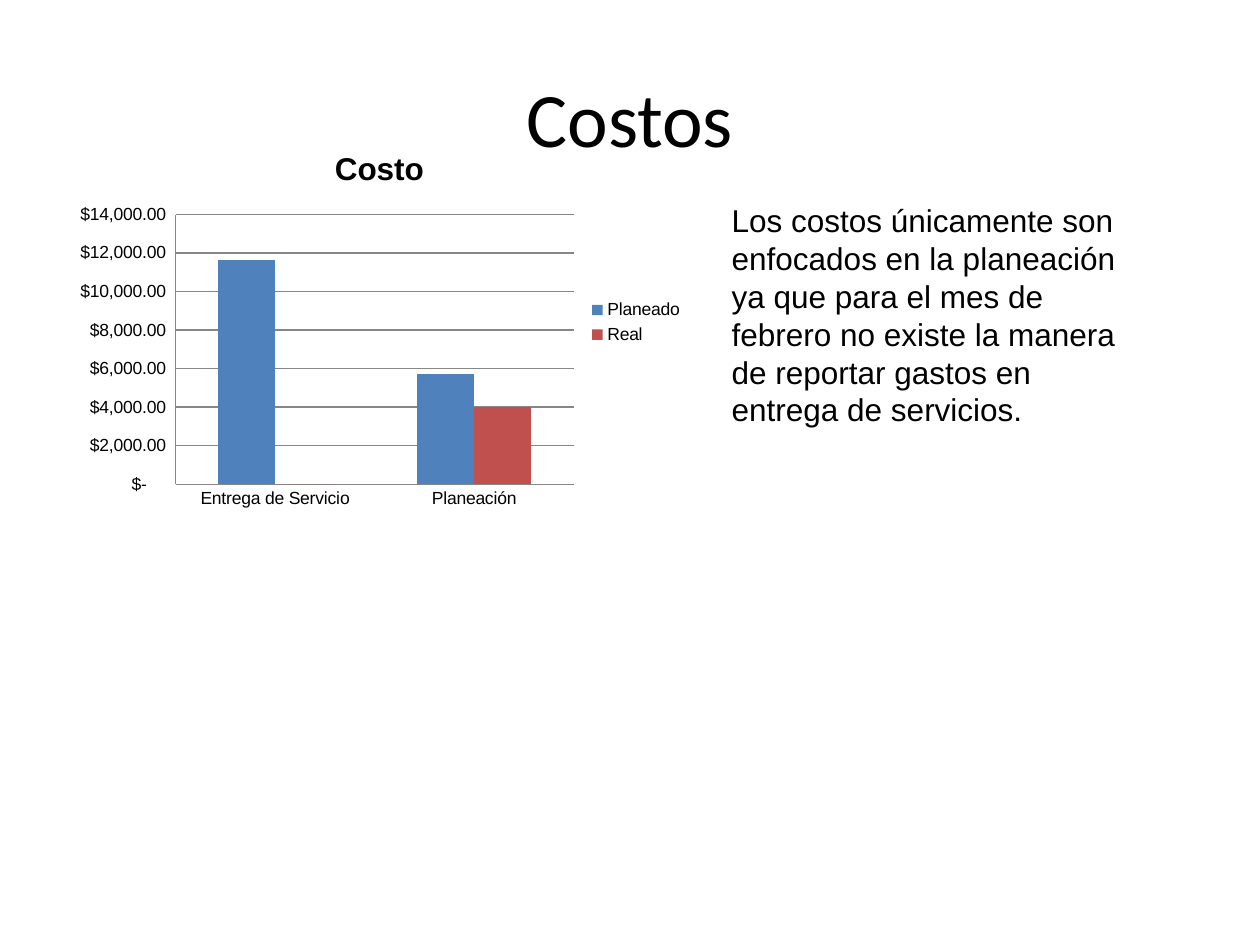
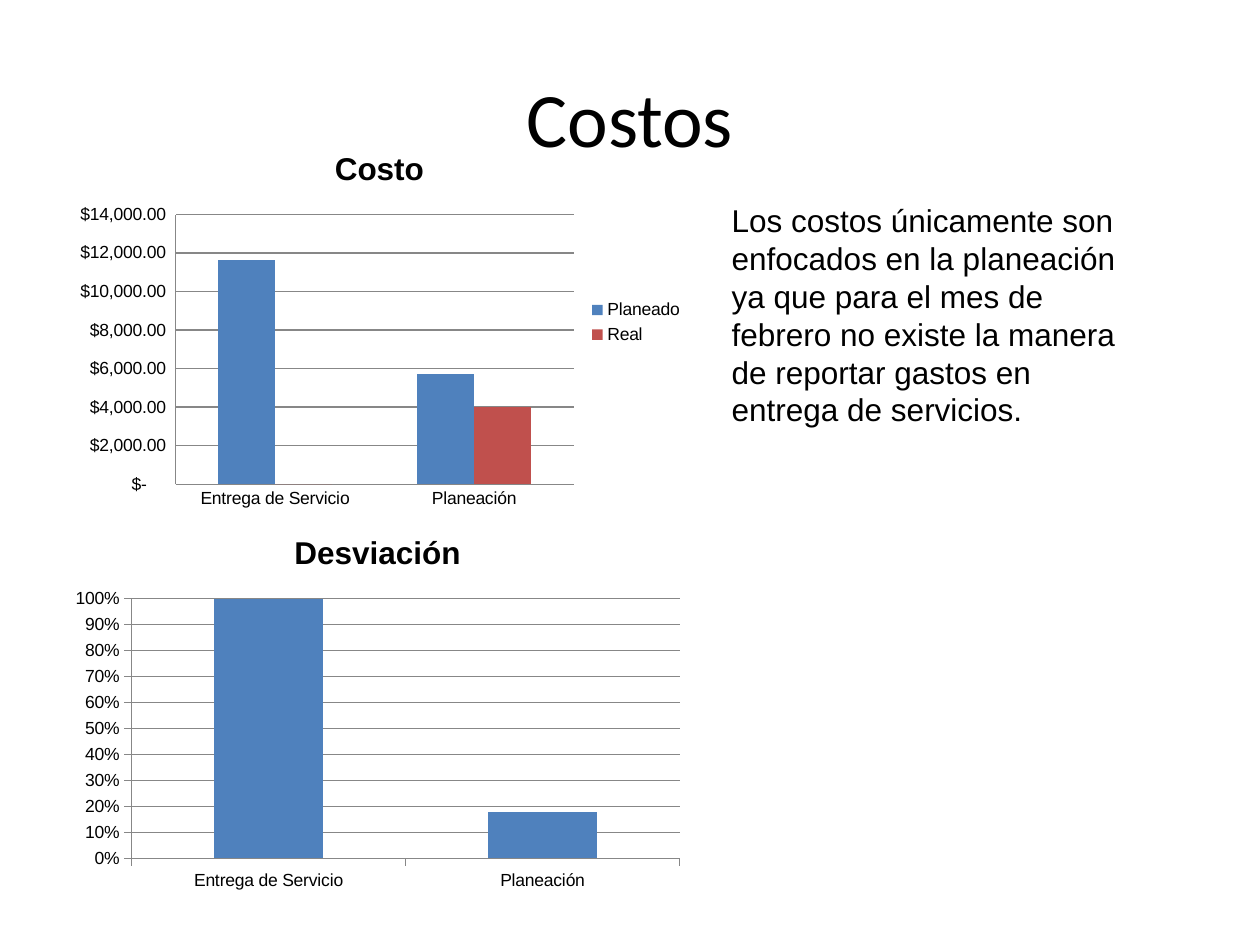
Before and after one commit to jovannyzepeda/qtp, a slide deck: slide 4 of qualtcom/Organizacional/Medicion y Monitoreo/Reporte Monitoreo-150227.pptx. Drawn at 1260x945 pixels with LibreOffice and Linux fonts; fonts in the diff are those of the drawing; background and template pictures are left out. Boxes give left, top, right and bottom in pixels: in the first picture for what was removed or moved away, otherwise in the second. Text is boxed around its words. In the diff, an @@ line names an element or a change of style, - is before the commit and + after.

```diff
--- a/qualtcom/Organizacional/Medicion y Monitoreo/Reporte Monitoreo-150227.pptx
+++ b/qualtcom/Organizacional/Medicion y Monitoreo/Reporte Monitoreo-150227.pptx
@@ column chart added at <box>63,512,692,897</box> @@
+title "Desviación"
+categories: Entrega de Servicio, Planeación
+Desviación: 1, 0.18
```
Also in this commit, not shown: 4 other slides changed, 6 other files.
